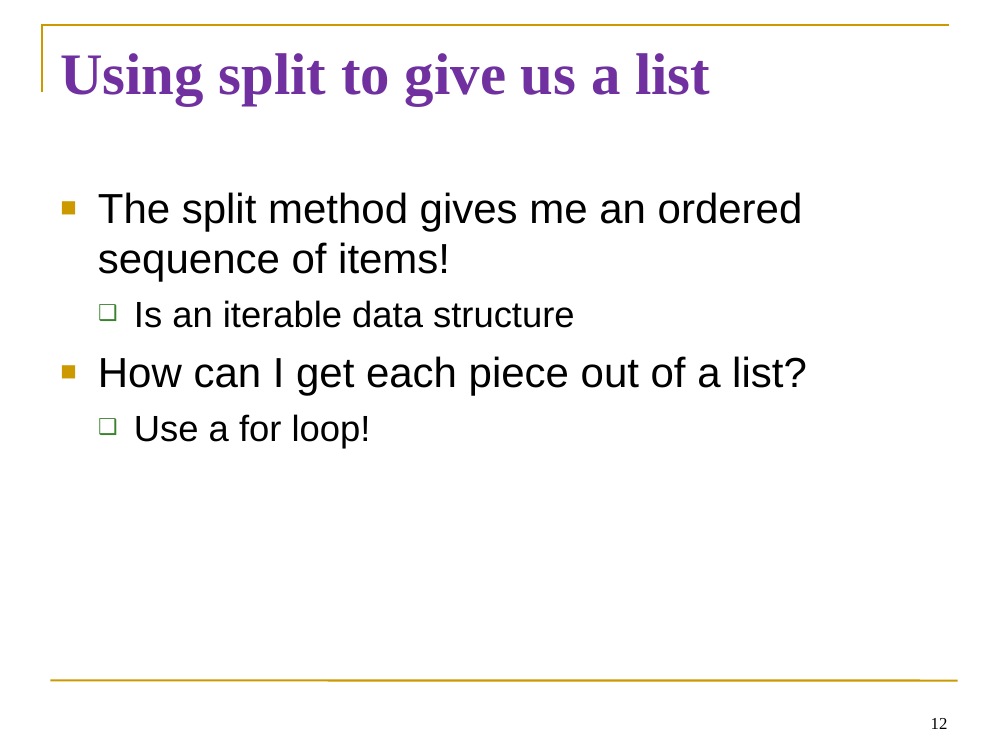
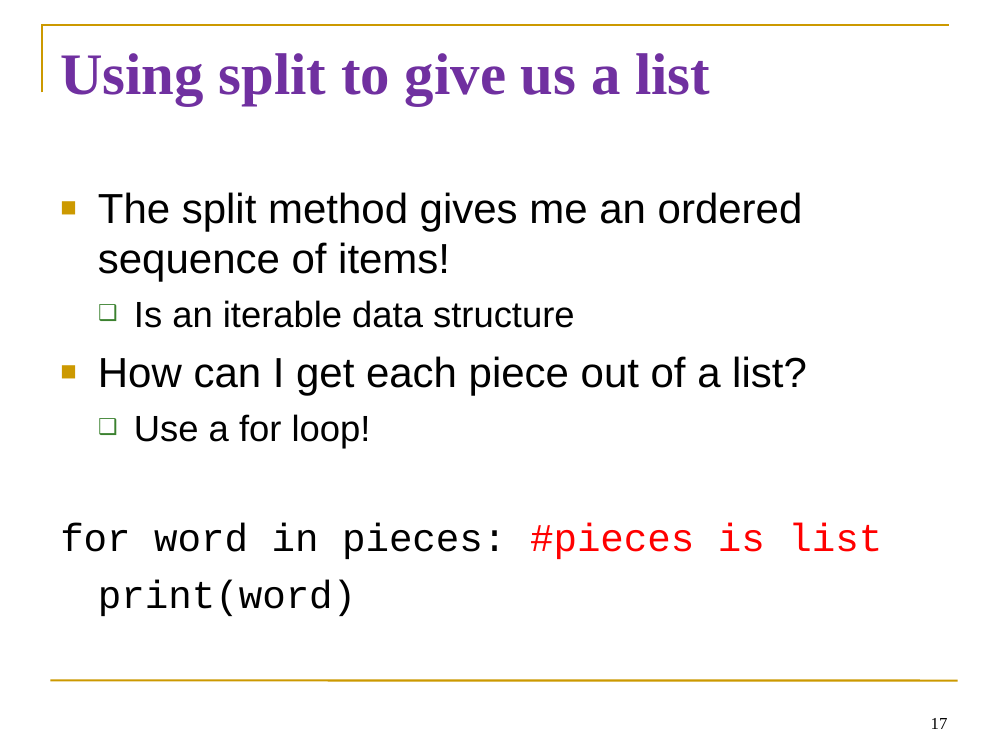
Before and after one commit to diesburg/teaching-intro-to-python-fall-2024, a slide deck: slide 17 of sessions/s26/s26.ppt (slide 12 before the commit). Drawn at 1008x756 pixels with LibreOffice and Linux fonts; fonts in the diff are those of the drawing. Boxes give left, top, right and bottom in pixels: in the first picture for what was removed or moved away, otherwise in the second. Text is boxed around its words. In the diff, an @@ line names an element or a change of style, - is before the commit and + after.

```diff
--- a/sessions/s26/s26.ppt
+++ b/sessions/s26/s26.ppt
@@ text at bbox=[60, 523, 882, 616]: paragraphs added @@
+for word in pieces: #pieces is list
+print(word)
@@ page number at bbox=[931, 718, 948, 729]: text changed @@
-12
+17
```
Also in this commit, not shown: 2 other slides changed, 3 slides removed, 28 other files.
